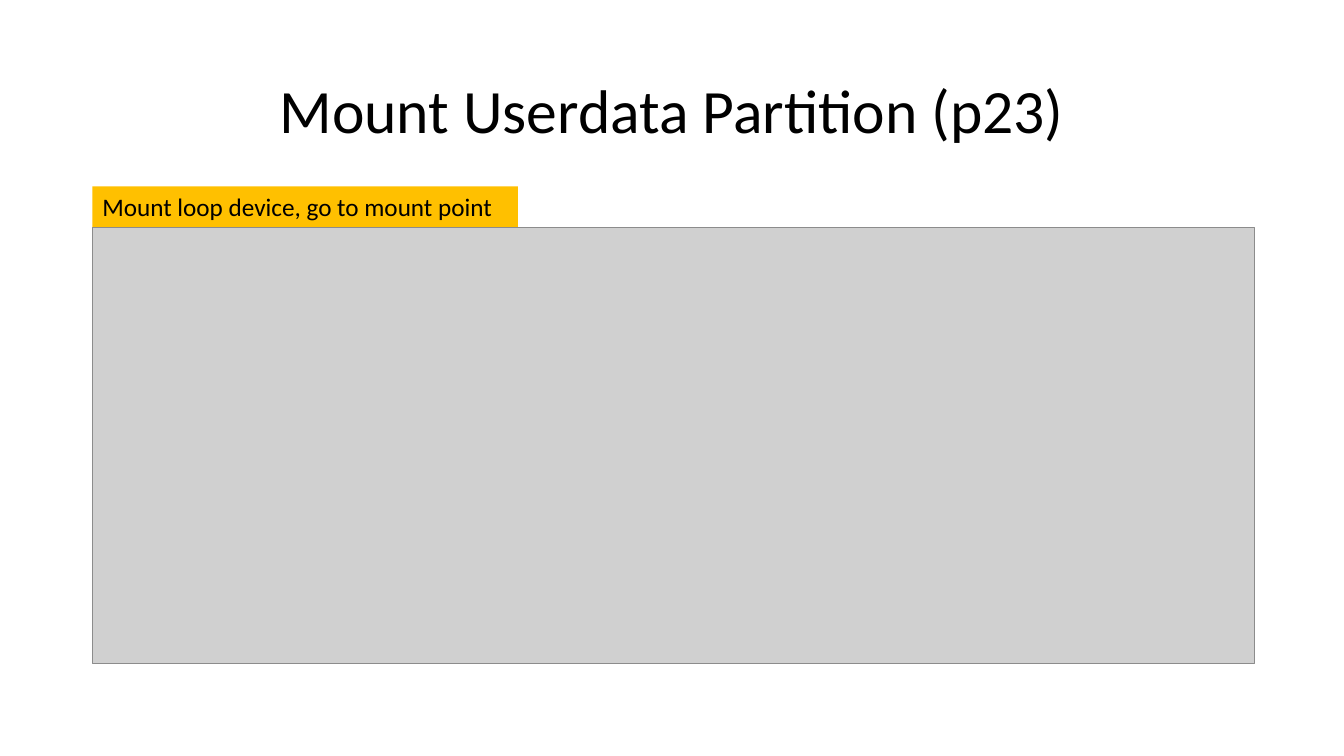
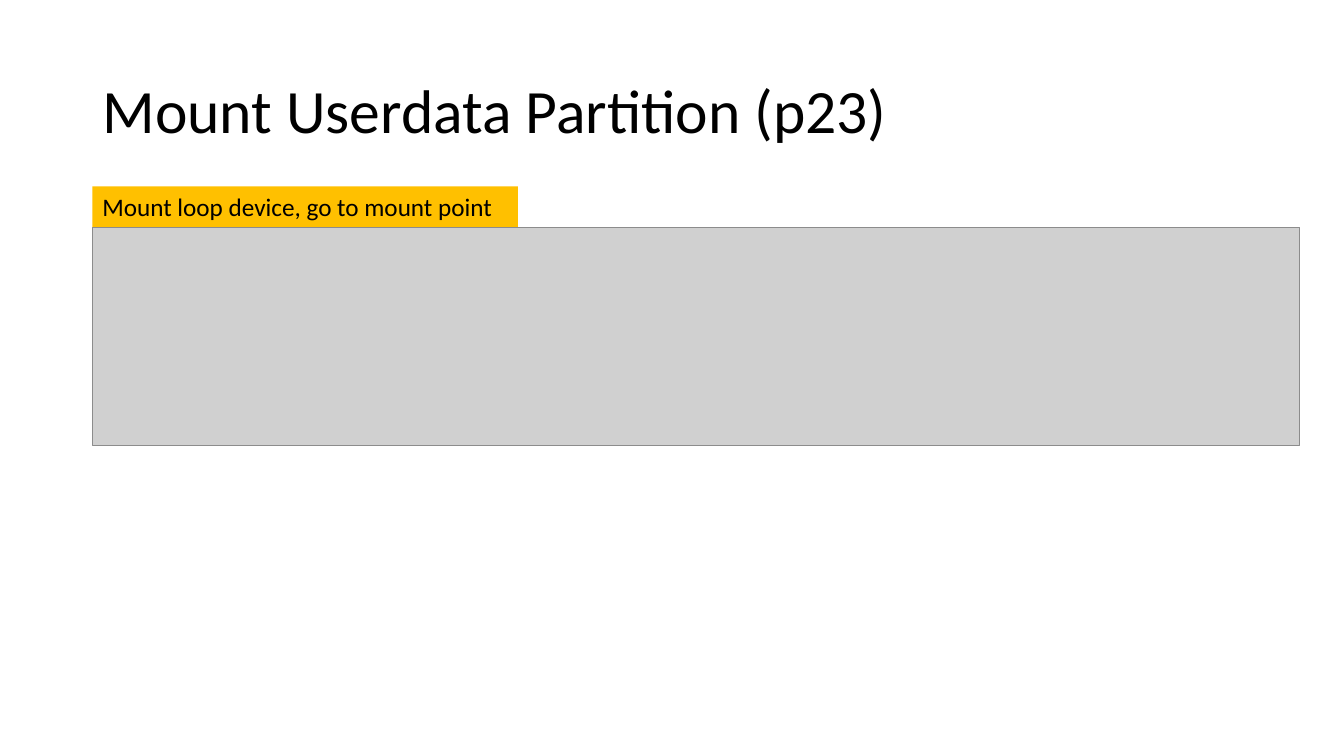
Before and after one commit to frankwxu/digital-forensics-lab, a slide deck: slide 21 of Echo_Device/ppts/3_Image_Acquisition_and_Mounting.pptx (slide 17 before the commit). Drawn at 1344x756 pixels with LibreOffice and Linux fonts; fonts in the diff are those of the drawing; grey boxes stand for pictures; background and template pictures are left out. Boxes give left, top, right and bottom in pixels: in the first picture for what was removed or moved away, otherwise in the second. Text is boxed around its words. In the diff, an @@ line names an element or a change of style, - is before the commit and + after.

```diff
--- a/Echo_Device/ppts/3_Image_Acquisition_and_Mounting.pptx
+++ b/Echo_Device/ppts/3_Image_Acquisition_and_Mounting.pptx
@@ title "Mount Userdata Partition (p23)" at <box>102,88,887,143</box>: alignment centre to left @@
@@ picture removed at <box>93,227,1255,663</box> @@
@@ picture added at <box>93,227,1301,446</box> @@
```
Also in this commit, not shown: 9 other slides changed, 5 slides added, 1 slide removed, 3 other files.
